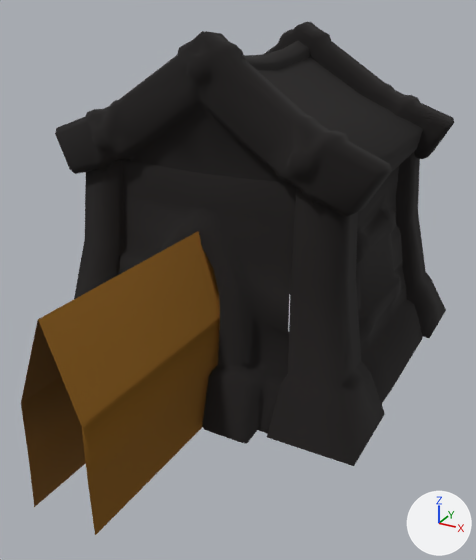
An edit to the glTF model 3d/passe-alterac/models/storm_doodad_wcav_soldierhut_01.glb, drawn before and after from the same camera.
Both versions are drawn from a camera (50 mm lens) standing at (2.73, -5.45, 3.25) and looking at (0.24, -0.92, 0.99). Arrows for +X, +Y and +Z are at lower right; the lights stay in place. The first picture is the older version. Vertices at exactly the same position are counted once.

Script lines for the objects in view, before the commit:
```python
me_mesh_0 = bpy.data.meshes.new('Mesh_0')
me_mesh_0.from_pydata(...)  # 1239 vertices, 2128 faces; spans x -1.51..1.59, y -2.99..1.4, z -0.05..2.98
# faces by material slot: [2116, 12]
me_mesh_0.materials.append(mat_material_0)
me_mesh_0.materials.append(mat_material_1)  # picture img_gradientorangeredblack_jpg
ob_mesh_0 = bpy.data.objects.new('Mesh_0', me_mesh_0)
ob_mesh_0.location = (0.0, 0.0, 0.0)
```
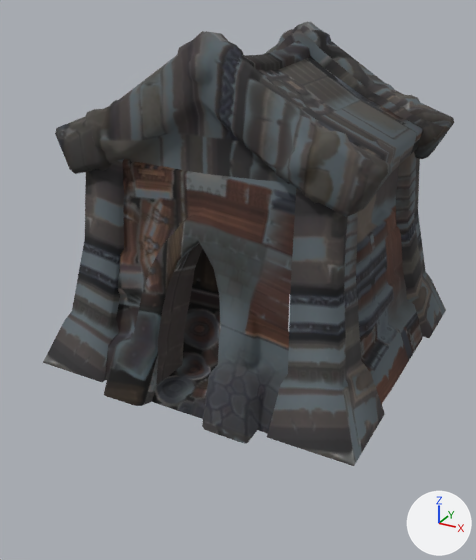
Diff of the bpy script that builds the scene:
```diff
--- a/3d/passe-alterac/models/storm_doodad_wcav_soldierhut_01.glb.py
+++ b/3d/passe-alterac/models/storm_doodad_wcav_soldierhut_01.glb.py
@@ me_mesh_0 @@
 # used by ob_mesh_0; location = (0.0, 0.0, 0.0)
-me_mesh_0.from_pydata(...)  # 1239 vertices, 2128 faces; spans x -1.51..1.59, y -2.99..1.4, z -0.05..2.98
+me_mesh_0.from_pydata(...)  # 1223 vertices, 2116 faces; spans x -1.51..1.59, y -1.75..1.4, z 0.0..2.98
+# me_mesh_0 part 1: the loose piece of 8 vertices spanning x 0.04..0.3, y -2.99..-0.94, z -0.05..1.49 is deleted
+# me_mesh_0 part 2: the loose piece of 8 vertices spanning x -0.24..0.04, y -2.99..-0.94, z -0.05..1.49 is deleted
+# me_mesh_0 part 3: 2116 kept faces spanning x -1.51..1.59, y -1.75..1.4, z 0.0..2.98 get new texture (UV) coordinates
 me_mesh_0.materials.append(mat_material_0)
-me_mesh_0.materials.append(mat_material_1)  # picture img_gradientorangeredblack_jpg
```

Changed parts and their boxes (x1, y1, x2, y2) in the pictures (476 x 560 px):
'Mesh_0', reshaped (13% shorter)
    before: (21, 21, 454, 535)
    after: (43, 21, 454, 466)
part 1 of me_mesh_0, deleted (brown)
    before: (38, 231, 220, 535)
part 2 of me_mesh_0, deleted
    before: (21, 231, 198, 507)
part 3 of me_mesh_0, surface changed (lighter)
    before: (55, 21, 454, 466)
    after: (43, 21, 454, 466)
